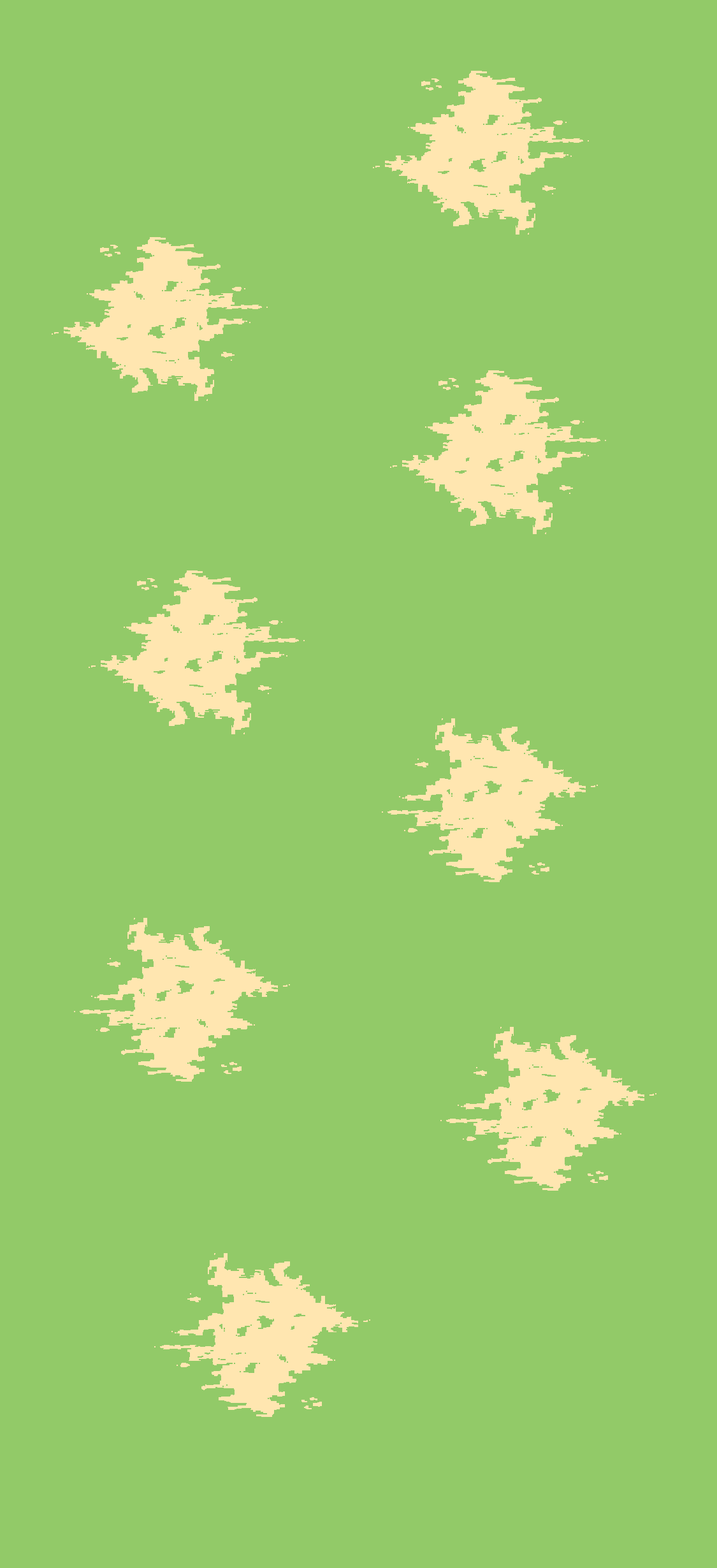
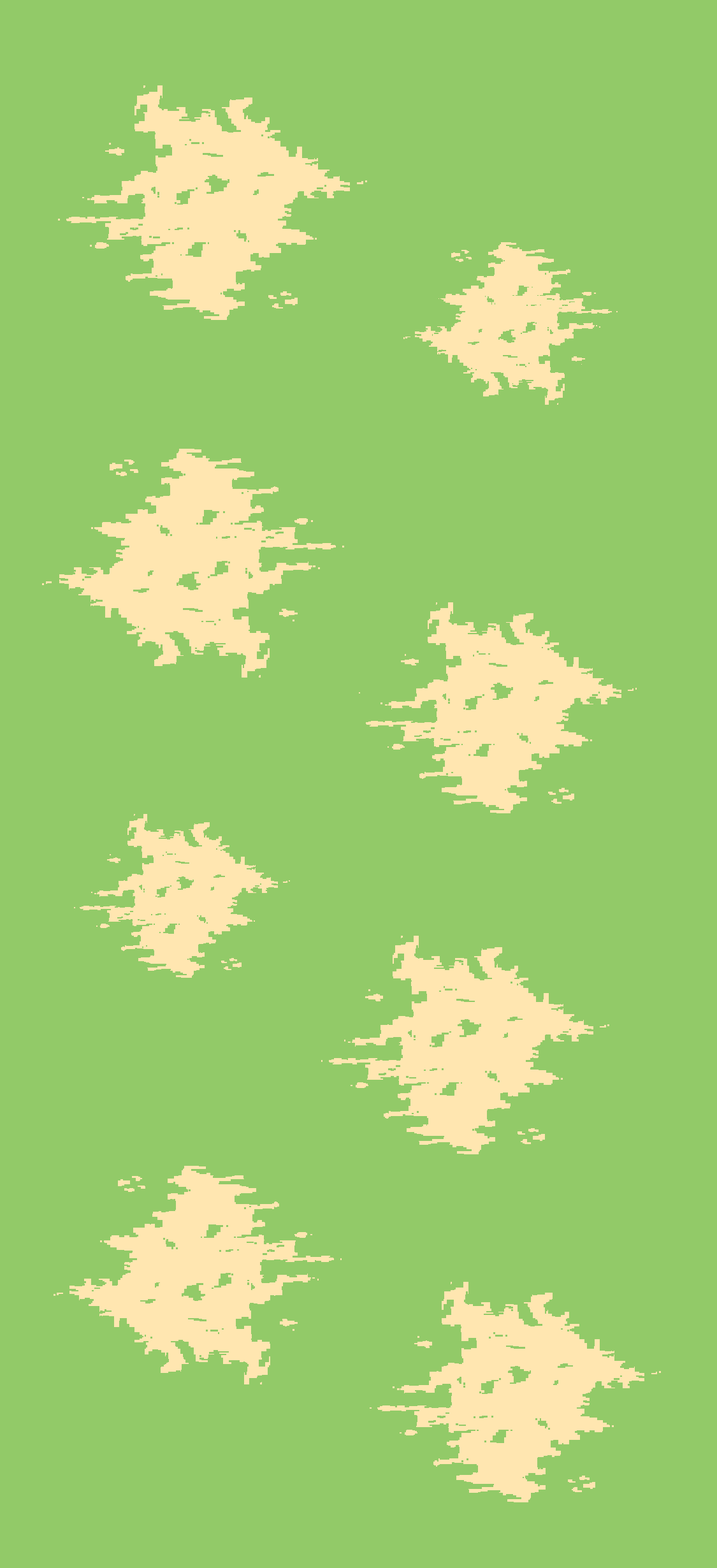
Before/after of a 717px x 1568px layered artwork. What changed in the layer stack:
painted on "Capa 3 copia 3" over [42, 70, 661, 1503]
